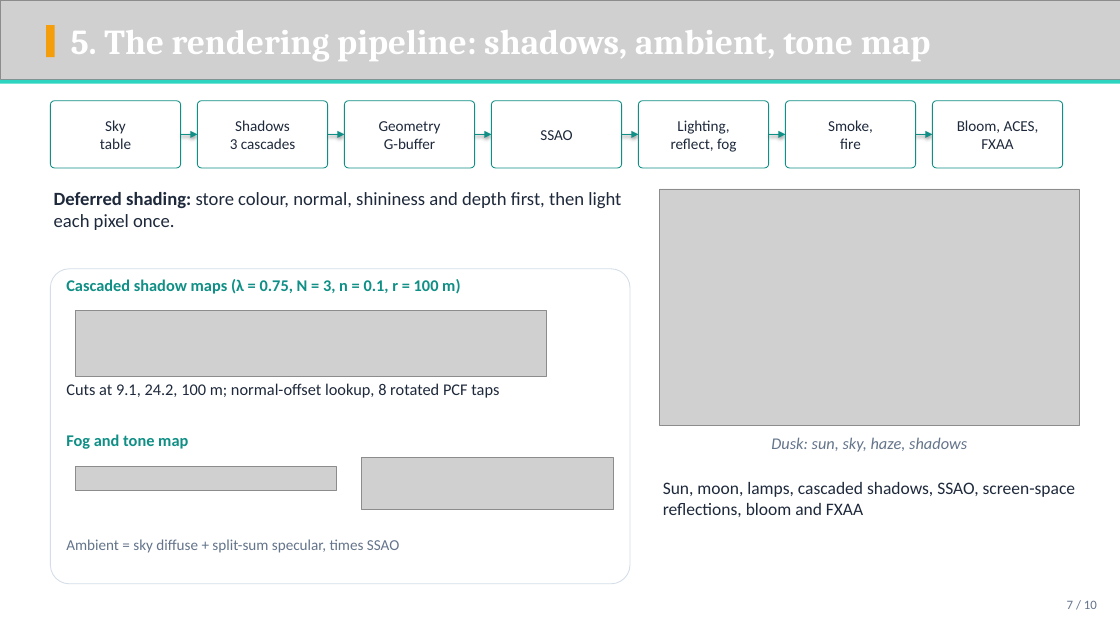
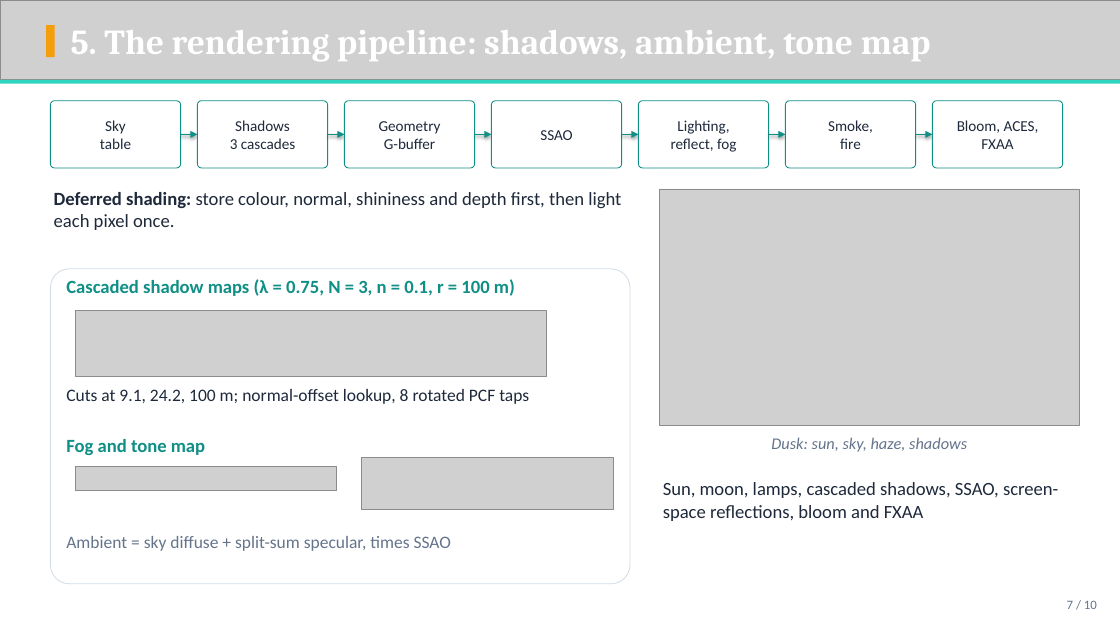
Before and after one commit to ShifatHasanGNS/Sentinel, a slide deck: slide 7 of Docs/Deliverables/Slides/Sentinel_Presentation.pptx. Drawn at 1120x630 pixels with LibreOffice and Linux fonts; fonts in the diff are those of the drawing; grey boxes stand for pictures; background and template pictures are left out. Boxes give left, top, right and bottom in pixels: in the first picture for what was removed or moved away, otherwise in the second. Text is boxed around its words. In the diff, an @@ line names an element or a change of style, - is before the commit and + after.

Commit message:
Slides: larger text on the dense pages

```diff
--- a/Docs/Deliverables/Slides/Sentinel_Presentation.pptx
+++ b/Docs/Deliverables/Slides/Sentinel_Presentation.pptx
@@ text "Cascaded shadow maps (λ = ..." at bbox=[66, 279, 515, 296]: size 14 to 16 pt @@
@@ text "Cuts at 9.1, 24.2, 100 ..." at bbox=[66, 389, 529, 404]: size 14 to 15 pt @@
@@ text "Fog and tone map" at bbox=[66, 439, 205, 455]: size 14 to 16 pt @@
@@ text "Sun, moon, lamps, cascaded shadows, ..." at bbox=[663, 482, 1058, 521]: size 15 to 16 pt @@
@@ text "Ambient = sky diffuse + ..." at bbox=[66, 536, 451, 551]: size 13 to 15 pt @@
```
Also in this commit, not shown: 2 other slides changed, 3 other files.
